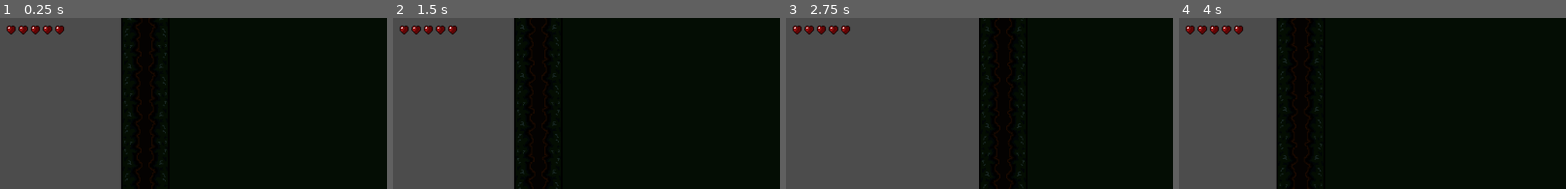
Above: before the commit, frames 1-4 (left to right).
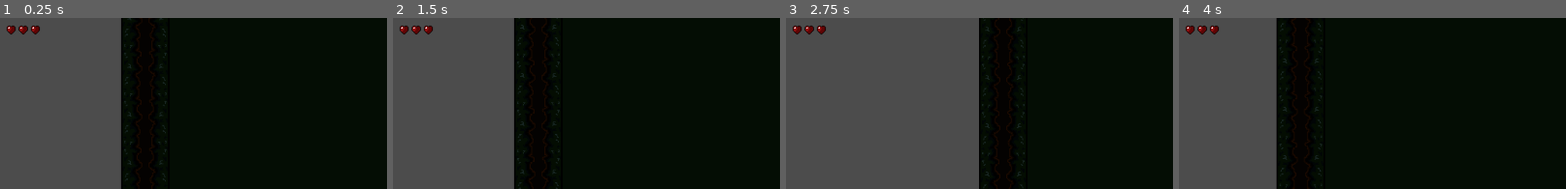
Above: after the commit, the same moments.

Repository: TeamKebab/GodotWildJam38
Game: Godot game, scene res://levels/level.tscn
Two runs of this game, one before a commit and one after it. Both use one fixed random seed, a clock stepped at 60 frames per second and the inputs below.
Inputs (mouse positions are % of the whole screen's width and height, from its top left):
- Up to frame 1 (0.25 s): no input
- Up to frame 2 (1.5 s): tap Enter at 0.5 s; move the mouse to (72, 59) at 0.52 s; hold Right (ui_right) from 0.53 s (still down); tap R at 0.6, 1.35 s; click (72, 59) at 0.67 s; tap Up (ui_up) at 0.77 s; move the mouse to (30, 73) at 1.27 s
- Up to frame 3 (2.75 s): tap Up (ui_up) at 1.52 s; move the mouse to (60, 37) at 2.02 s; release Right (ui_right) at 2.03 s; hold Left (ui_left) from 2.03 s (still down); tap R at 2.1 s
- Up to frame 4 (4 s): move the mouse to (45, 92) at 2.77 s; release Left (ui_left) at 2.78 s; hold Right (ui_right) from 2.78 s (still down); tap R at 2.85, 3.6 s; click (45, 92) at 2.92 s; tap Up (ui_up) at 3.02, 3.77 s; move the mouse to (80, 86) at 3.52 s
The pictures show only the part of the screen within x 0-50%, y 0-50%; the shares and areas given below are measured in that part.

The runs differ from the first frame. In frame 1, 0.2% of the frame differs, in the area x 11-17%, y 4-10%; in frame 2, 0.2%; in frame 3, 0.2%; in frame 4, 0.2%.

Commit message:
restart game on game over

Diff:
--- a/src/game/game.gd
+++ b/src/game/game.gd
@@ -10,9 +10,18 @@
 	player_lives = value
 	emit_signal("player_lives_changed", player_lives)
 
+	if player_lives <= 0:
+		emit_signal("player_dead")
+		restart()
 
-var max_player_lives: int = 5
+
+var max_player_lives: int = 3
 
 
 func _ready() -> void:
 	_set_player_lives(max_player_lives)
+
+
+func restart() -> void:
+	_set_player_lives(max_player_lives)
+	get_tree().reload_current_scene()
--- a/src/levels/level.gd
+++ b/src/levels/level.gd
@@ -3,5 +3,4 @@
 
 func _input(event: InputEvent) -> void:
 	if event is InputEventKey and event.scancode == KEY_R:
-		Game.player_lives = Game.max_player_lives
-		get_tree().reload_current_scene()
+		Game.restart()
--- a/src/player/player.gd
+++ b/src/player/player.gd
@@ -1,7 +1,7 @@
 extends KinematicBody2D
 
 
-export var invulnerability_time: float = 10
+export var invulnerability_time: float = 3
 
 onready var motion = $Motion
 onready var scare_sound = $ScareSound
